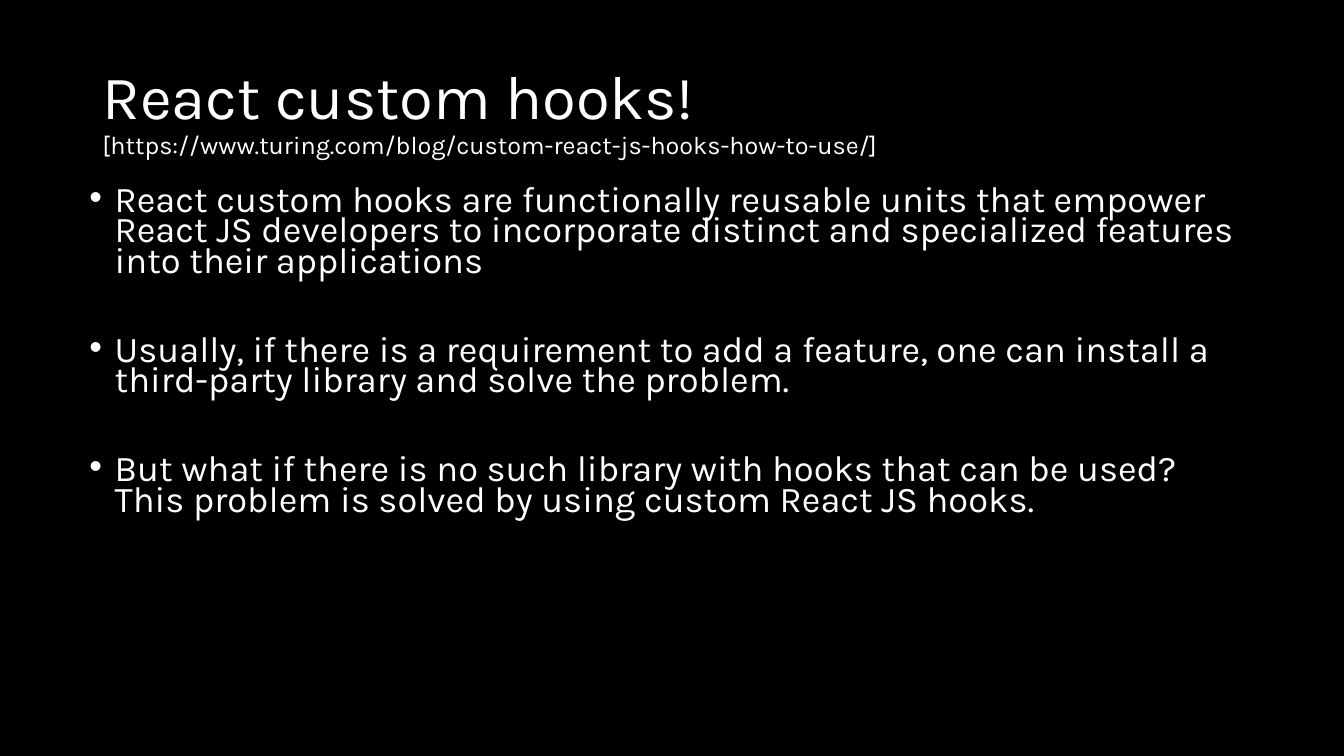
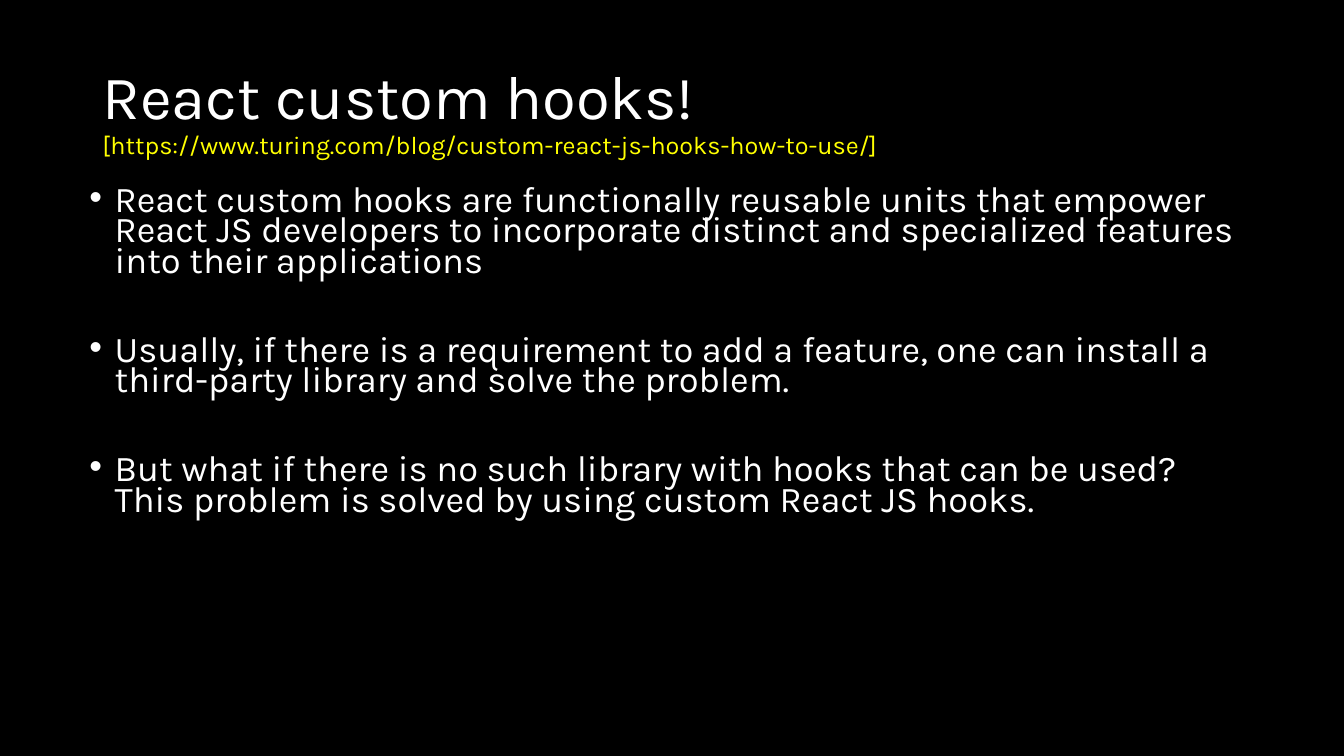
Before and after one commit to natiquekeyin/spring2025, a slide deck: slide 2 of JavaScript/Week12/Week12.pptx. Drawn at 1344x756 pixels with LibreOffice and Linux fonts; fonts in the diff are those of the drawing. Boxes give left, top, right and bottom in pixels: in the first picture for what was removed or moved away, otherwise in the second. Text is boxed around its words. In the diff, an @@ line names an element or a change of style, - is before the commit and + after.

```diff
--- a/JavaScript/Week12/Week12.pptx
+++ b/JavaScript/Week12/Week12.pptx
@@ title "React custom hooks! [https://www.turing.com/blog/custom-reac ..." at (x1=102, y1=77, x2=876, y2=161): text colour #FFFFFF to #FFFF00 in "[https://www.turing.com/blog/custom-react-js-hooks-how-to-us ..." @@
```
Also in this commit, not shown: 3 other slides changed, 20 other files.
